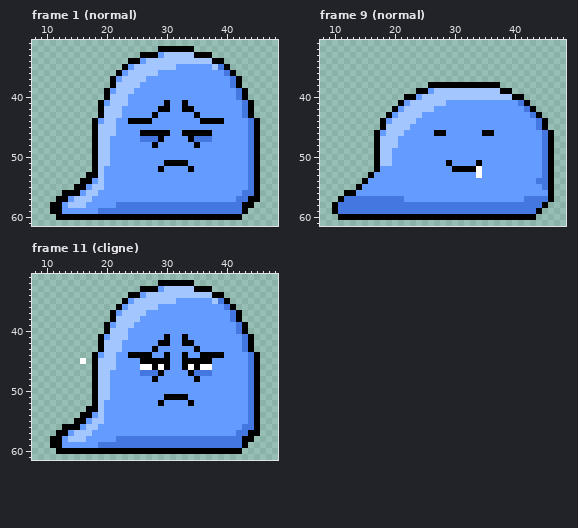
A pixel-art file gets an edit: animations/humeurs/fatigue/baille.aseprite. Above is the file before it was changed.
64x64 pixels, 20 frames. Shown: frame 1 (normal): x 8..48, y 31..61; frame 9 (normal): x 8..48, y 31..61; frame 11 (cligne): x 8..48, y 31..61. The commit also changed other frames, which this record leaves out.
And afterwards:
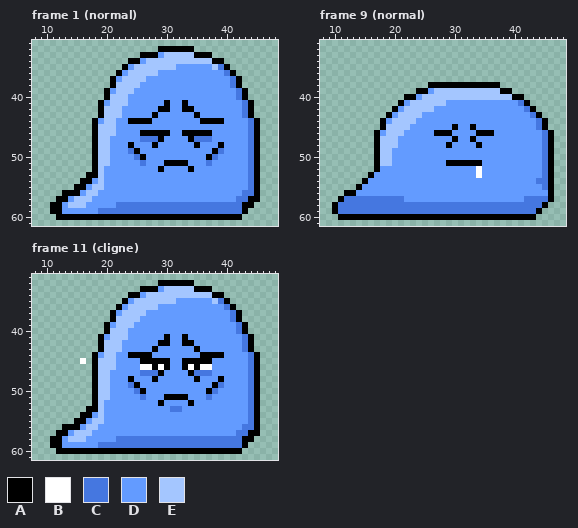
Palette (. is transparent): A #000000  B #ffffff  C #4577e0  D #639bff  E #a4c6ff
Change:
Frame 1 (normal):
y 48: x 24 D -> A; x 39 D -> A
y 49: x 24..25 DD -> CA; x 38..39 DD -> AC
y 50: x 25..26 DD -> CA; x 37..38 DD -> AC
y 51: x 26 D -> C; x 37 D -> C
Frame 9 (normal):
y 45: x 30 D -> A; x 33 D -> A
y 46: x 29 D -> A; x 34 D -> A
y 47: x 30 D -> A; x 33 D -> A
y 48: x 29 D -> A; x 34 D -> A
y 51: x 30..33 DDDD -> AAAA
y 52: x 30..33 AAAA -> DDDD
Frame 11 (cligne):
y 44: x 30 A -> D; x 33 A -> D
y 48: x 24 D -> A; x 39 D -> A
y 49: x 24..25 DD -> CA; x 38..39 DD -> AC
y 50: x 25..26 DD -> CA; x 37..38 DD -> AC
y 51: x 26 D -> C; x 37 D -> C
y 53: x 31..32 DD -> CC
